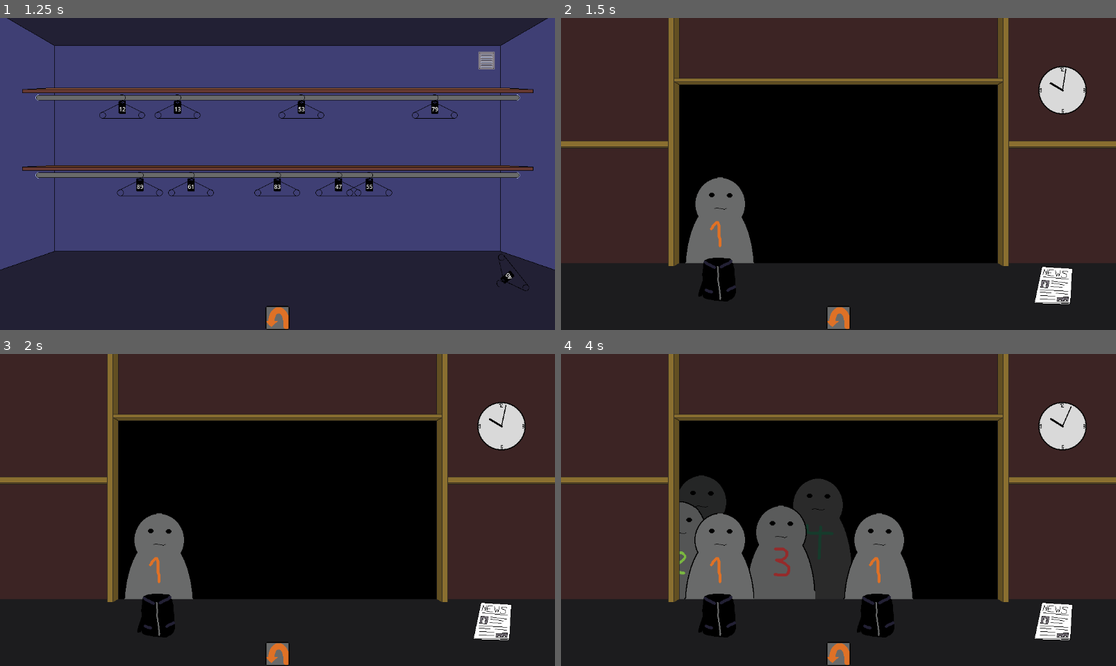
Above: before the commit, frames 1-4 (two rows, left to right).
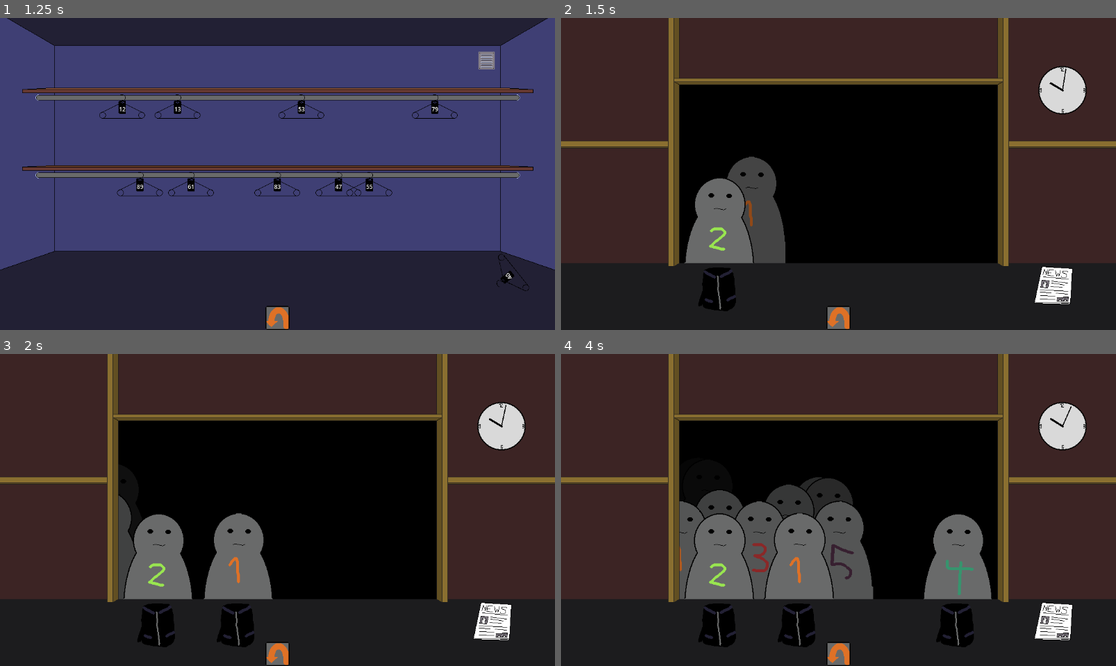
Above: after the commit, the same moments.

Repository: Reicher/cloakroom
Game: Godot game, scene res://scenes/game.tscn
The game is run twice, just before and just after one commit, with the same random seed, the same clock (stepped at 60 frames per second) and the same inputs.
Inputs (mouse positions are in pixels of both pictures, inside the frame that each line leads up to):
- Up to frame 1 (1.25 s): click (277, 317) at 0.5 s
- Up to frame 2 (1.5 s): click (838, 317) at 1.25 s
- Up to frame 3 (2 s): no input
- Up to frame 4 (4 s): click (838, 653) at 2 s; tap Enter at 2.75 s; move the mouse to (683, 444) at 2.77 s; click (683, 444) at 2.92 s; move the mouse to (1049, 619) at 3.52 s; click (1049, 619) at 3.67 s

Frame 1 is identical in both runs. In frame 2, 2.8% of the frame differs, in the area x 22-41%, y 44-94%; in frame 3, 4.5%; in frame 4, 12%, in the area x 21-78%, y 38-94%.

Commit message:
Fix some ugly bugs, made stuff a little simpler

Diff:
--- a/scenes/guest.tscn
+++ b/scenes/guest.tscn
@@ -1,8 +1,9 @@
-[gd_scene load_steps=6 format=3 uid="uid://b5lv7jagjt36c"]
+[gd_scene load_steps=7 format=3 uid="uid://b5lv7jagjt36c"]
 
 [ext_resource type="Texture2D" uid="uid://cfdkgih8upaqi" path="res://assets/image/people.png" id="1_0h3y4"]
 [ext_resource type="Script" path="res://scripts/guest.gd" id="1_cosfk"]
 [ext_resource type="PackedScene" uid="uid://bscrtrdieeeg0" path="res://scenes/surface.tscn" id="3_fgw42"]
+[ext_resource type="PackedScene" uid="uid://3jaosd11oj0w" path="res://scenes/pickableItems/money.tscn" id="4_umgrx"]
 
 [sub_resource type="AtlasTexture" id="AtlasTexture_jnwbw"]
 atlas = ExtResource("1_0h3y4")
@@ -22,4 +23,8 @@
 position = Vector2(2, -444.5)
 shape = SubResource("RectangleShape2D_ejxsv")
 
+[node name="Money" parent="." instance=ExtResource("4_umgrx")]
+visible = false
+position = Vector2(0, 62)
+
 [connection signal="item_added" from="Surface" to="." method="_on_surface_item_added"]
--- a/scenes/pickableItems/money.tscn
+++ b/scenes/pickableItems/money.tscn
@@ -3,7 +3,7 @@
 [ext_resource type="PackedScene" uid="uid://v7a2fkcy3kfe" path="res://scenes/pickable_item.tscn" id="1_4ua86"]
 [ext_resource type="Texture2D" uid="uid://b05ekt3o0wlg1" path="res://assets/image/money.png" id="2_icva0"]
 
-[node name="PickableItem" instance=ExtResource("1_4ua86")]
+[node name="Money" instance=ExtResource("1_4ua86")]
 
 [node name="Sprite2D" parent="." index="0"]
 texture = ExtResource("2_icva0")
--- a/scripts/counterView.gd
+++ b/scripts/counterView.gd
@@ -1,6 +1,10 @@
 extends Node2D
 
 @onready var queue = $Queue
+
+func add_guest(guest: Node2D):
+	queue.add_guest(guest)
+	guest.dropItem.connect(on_guest_drop)
 
 func on_guest_arrive(guest: Node2D):
 	queue.handle_guest(guest)
--- a/scripts/game.gd
+++ b/scripts/game.gd
@@ -12,10 +12,6 @@
 var night_duration = 10  # Duration of the night in seconds
 var elapsed_time = 0
 
-# Guest Management
-var arrival_times = []
-var leaving_times = []
-
 func _ready():
 	Hand.pick.connect(_on_pick)
 
@@ -23,11 +19,10 @@
 		var guest = guestScene.instantiate()
 
 		# Night data should be some sort of struct
-		guest.arrival_time = randi() % 10
-		guest.leave_time = 10 + randi() % 10
+		guest.arrival_time = randi() % (night_duration/2)
+		guest.leave_time = (night_duration/2) + randi() % (night_duration/2)
 
-		counter_view.queue.add_guest(guest)
-		guest.dropItem.connect(counter_view.on_guest_drop)
+		counter_view.add_guest(guest)
 
 func _on_item_dropped(item: Node2D):
 	item.move_to_parent(self)
--- a/scripts/guest.gd
+++ b/scripts/guest.gd
@@ -8,8 +8,8 @@
 enum State { ARRIVING, IN_LINE, WAITING_FOR_PICKUP, WAITING_FOR_DROPOFF, WAITING_FOR_TICKET, IN_CLUB, LEAVING }
 var state: State = State.ARRIVING
 
-var belonging: Node2D
-var money: Node2D
+@onready var money = $Money
+var belonging : Node2D
 var ticket: Node2D
 
 var time = 0.0
@@ -23,8 +23,11 @@
 	texture.region = Rect2(145 * (randi() % 5), 0, 145, 300)
 	self.texture = texture
 
-	belonging = _create_item("black_jacket.tscn", Vector2(0, 30))
+	var belongingScene = load("res://scenes/pickableItems/black_jacket.tscn")
+	belonging = belongingScene.instantiate()
 	belonging.visible = false
+	belonging.position = Vector2(0, 50)
+	add_child(belonging)
 
 	print("I will arrive at "+ str(arrival_time) + " and leave at " + str(leave_time))
 
@@ -38,7 +41,7 @@
 			ticket.visible = true
 			dropItem.emit(ticket)
 		State.WAITING_FOR_TICKET:
-			money = _create_item("money.tscn", Vector2(0, 30))
+			money.visible = true
 			dropItem.emit(money)
 			belonging.picked.disconnect(_set_state.bind(State.WAITING_FOR_TICKET))
 		State.LEAVING:
@@ -56,6 +59,9 @@
 		if state == State.IN_CLUB:
 			going_to_queue.emit(self)
 		elif self.is_ancestor_of(belonging): # My jacket is allready on
+			_set_state(State.LEAVING)
+		elif $Surface.contains(belonging):
+			belonging.move_to_parent(self)
 			_set_state(State.LEAVING)
 
 func goToQueueSpot(target_pos: Vector2, is_service_spot: bool):
@@ -80,13 +86,6 @@
 	else: # We are missing our belonging
 		_set_state(State.WAITING_FOR_DROPOFF)
 
-func _create_item(scene_path: String, item_pos: Vector2) -> Node2D:
-	var scene = load("res://scenes/pickableItems/%s" % scene_path)
-	var item = scene.instantiate()
-	self.add_child(item)
-	item.position = item_pos
-	return item
-
 func _on_surface_item_added(item: Node2D):
 	if state == State.WAITING_FOR_TICKET and item.name.begins_with("ticket"):
 		ticket = item
--- a/scripts/pickable_item.gd
+++ b/scripts/pickable_item.gd
@@ -5,6 +5,9 @@
 var belongs_to : Node2D = null
 
 @onready var area: Area2D = $Area2D
+
+func _ready() -> void:
+	add_to_group("pickable")
 
 func move_to_parent(new_parent: Node):
 	var global_position = self.global_position # Get item global position first
@@ -16,7 +19,6 @@
 
 	self.global_position = global_position # Reset global position
 
-
 func _on_area_2d_input_event(viewport: Node, event: InputEvent, shape_idx: int) -> void:
 	if event is InputEventMouseButton and event.pressed:
 		if event.button_index == MOUSE_BUTTON_LEFT and not carried:
--- a/scripts/surface.gd
+++ b/scripts/surface.gd
@@ -11,3 +11,8 @@
 	item_added.emit(item)
 	if can_hold_items:
 		item.move_to_parent(self)
+
+func contains(item: Node2D) -> bool:
+	if is_visible_in_tree() and overlaps_area(item.area):
+		return true
+	return false
